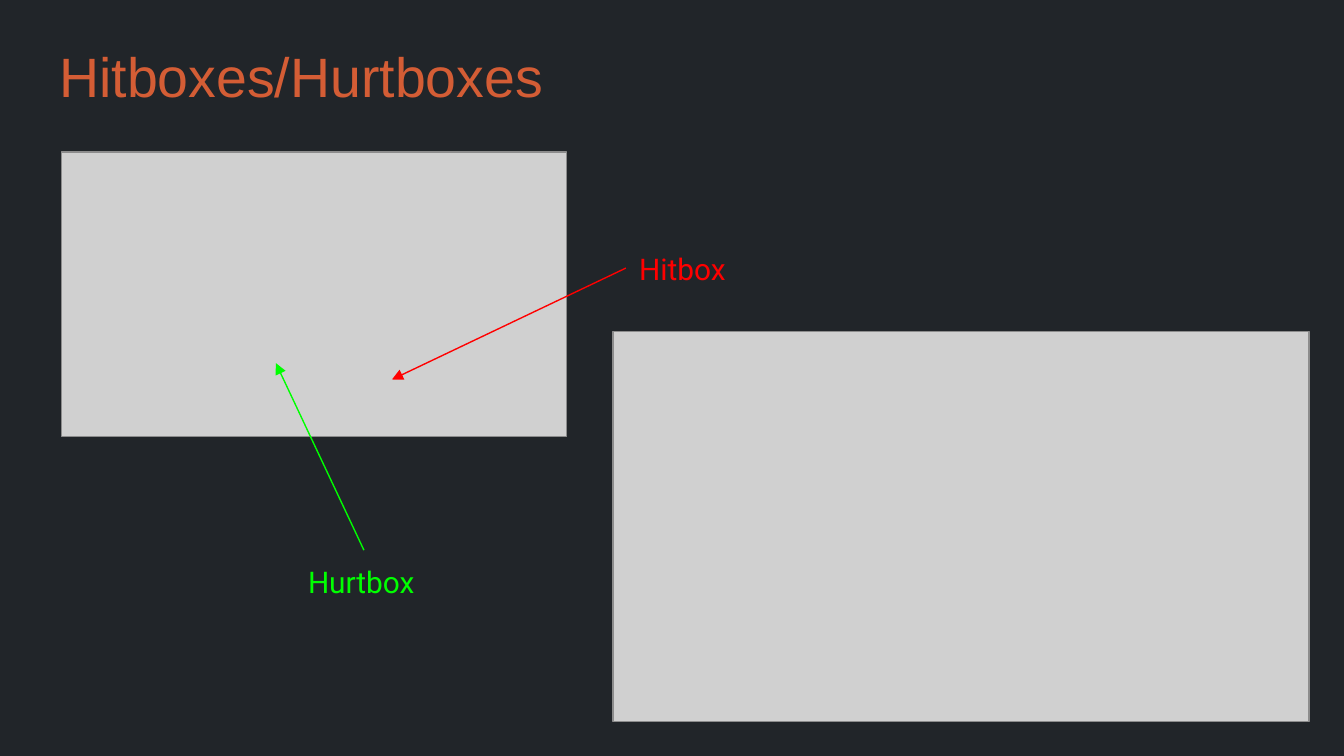
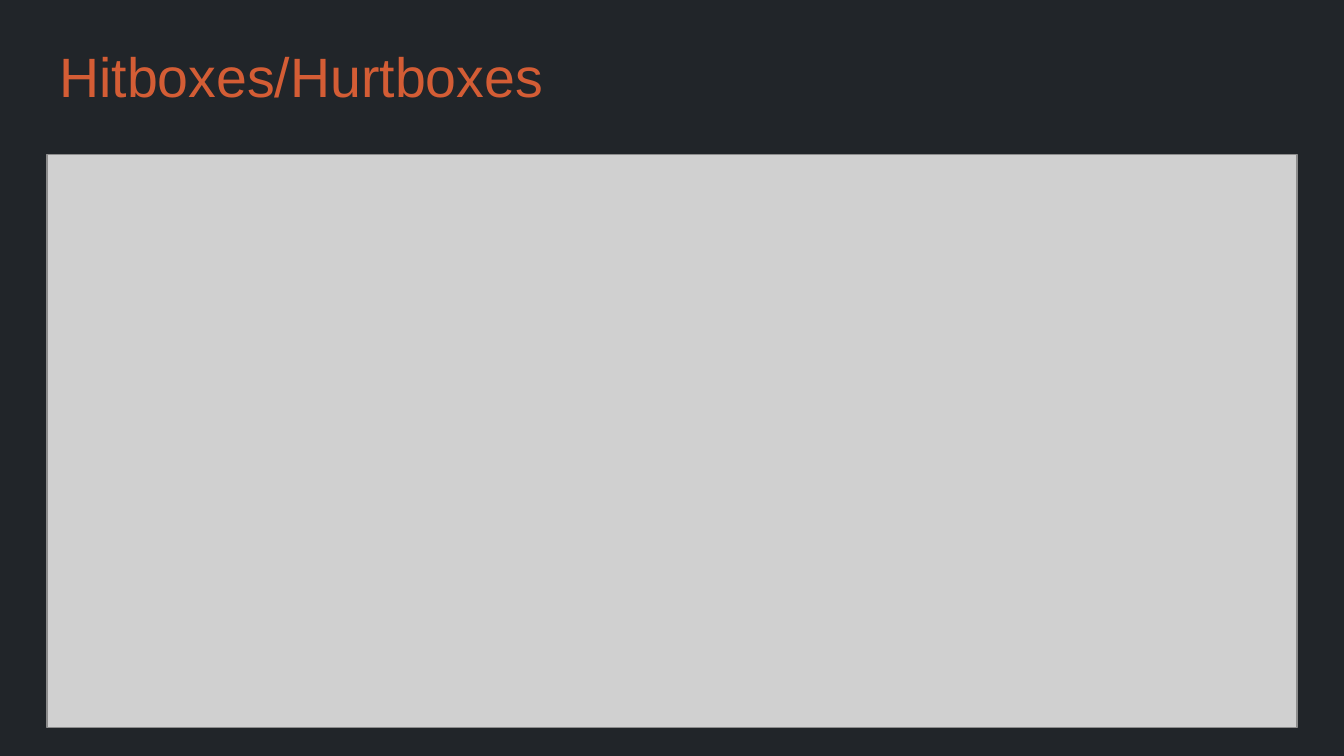
Before and after one commit to Metamate/gar, a slide deck: slide 14 of slides/07 The Legend of Zelda.pptx. Drawn at 1344x756 pixels with LibreOffice and Linux fonts; fonts in the diff are those of the drawing; grey boxes stand for pictures. Boxes give left, top, right and bottom in pixels: in the first picture for what was removed or moved away, otherwise in the second. Text is boxed around its words. In the diff, an @@ line names an element or a change of style, - is before the commit and + after.

```diff
--- a/slides/07 The Legend of Zelda.pptx
+++ b/slides/07 The Legend of Zelda.pptx
@@ picture added at (x1=47, y1=155, x2=1297, y2=727) @@
@@ picture removed at (x1=62, y1=152, x2=567, y2=437) @@
@@ arrow removed from (626, 267) to (392, 379) @@
@@ text removed at (x1=639, y1=257, x2=725, y2=281) @@
-Hitbox
@@ picture removed at (x1=613, y1=332, x2=1309, y2=722) @@
@@ arrow removed from (364, 550) to (276, 363) @@
@@ text removed at (x1=308, y1=570, x2=414, y2=594) @@
-Hurtbox
```
Also in this commit, not shown: 2 other slides changed, 2 slides added, 11 other files.
